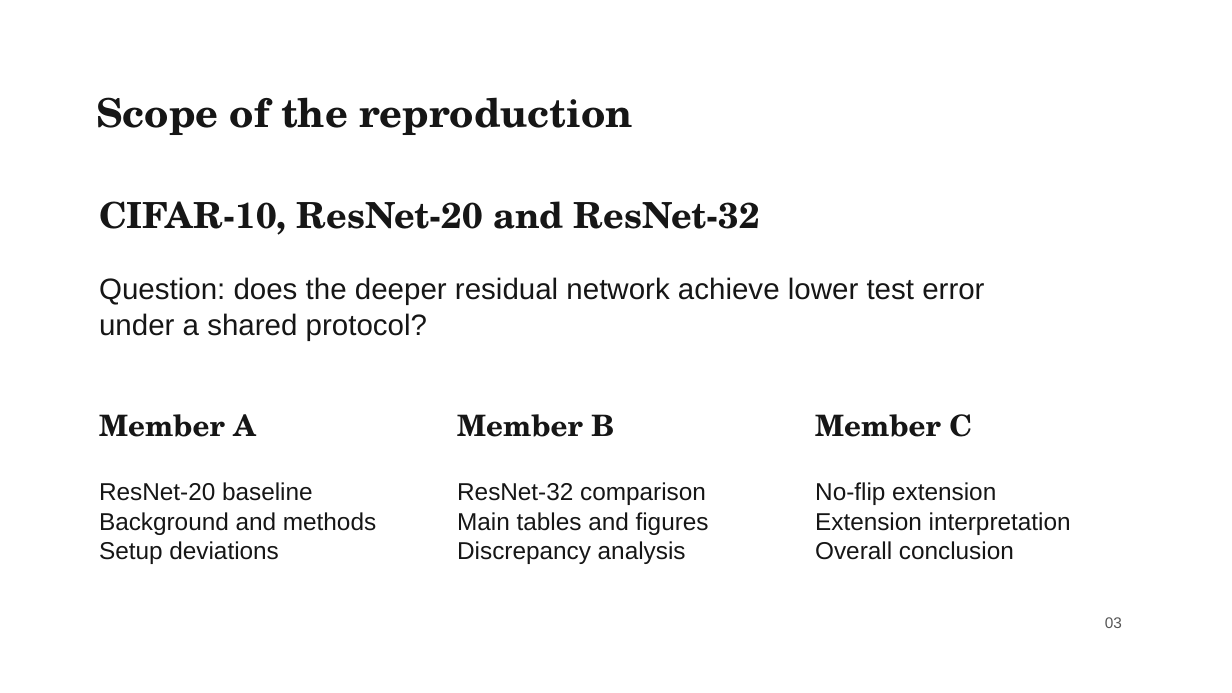
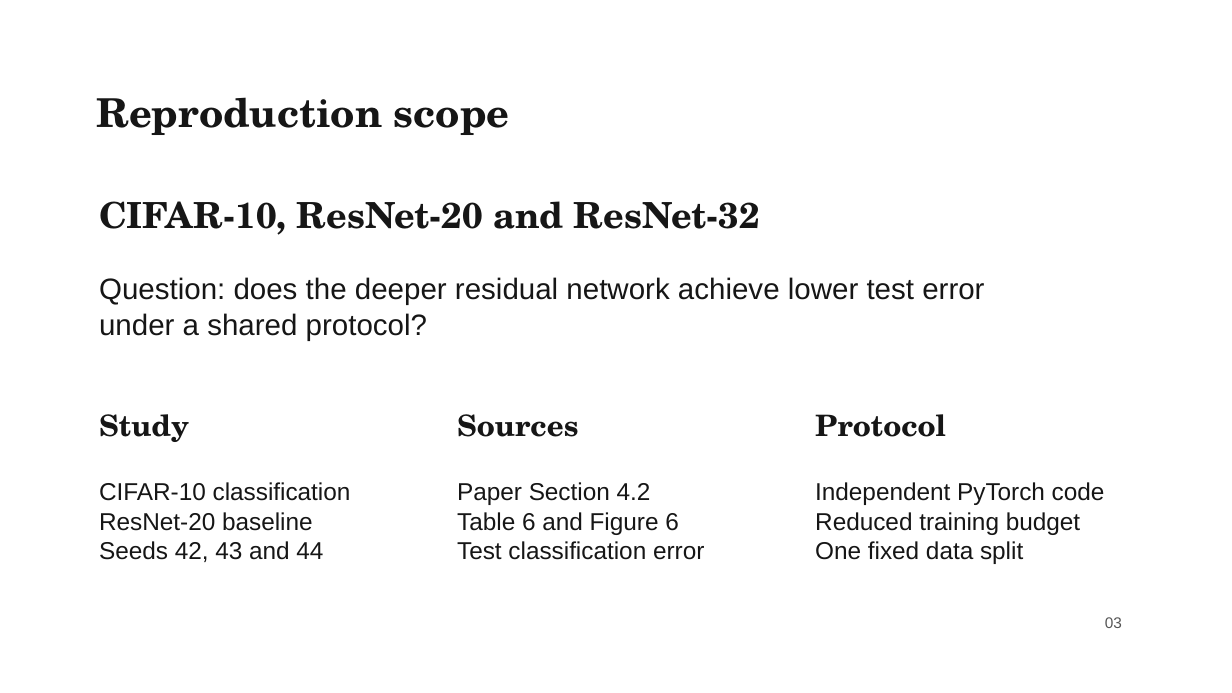
Before and after one commit to liuyanze910-svg/miae01-resnet-replication, a slide deck: slide 3 of docs/slides/week4_a_background_methods.pptx. Drawn at 1232x693 pixels with LibreOffice and Linux fonts; fonts in the diff are those of the drawing; background and template pictures are left out. Boxes give left, top, right and bottom in pixels: in the first picture for what was removed or moved away, otherwise in the second. Text is boxed around its words. In the diff, an @@ line names an element or a change of style, - is before the commit and + after.

```diff
--- a/docs/slides/week4_a_background_methods.pptx
+++ b/docs/slides/week4_a_background_methods.pptx
@@ text at (x1=96, y1=97, x2=510, y2=135): text changed @@
-Scope of the reproduction
+Reproduction scope
@@ text at (x1=99, y1=414, x2=189, y2=442): text changed @@
-Member A
+Study
@@ text at (x1=457, y1=414, x2=578, y2=437): text changed @@
-Member B
+Sources
@@ text at (x1=815, y1=414, x2=946, y2=437): text changed @@
-Member C
+Protocol
@@ text at (x1=99, y1=482, x2=351, y2=501): paragraph added @@
+CIFAR-10 classification
@@ text at (x1=457, y1=482, x2=704, y2=560): text changed @@
-ResNet-32 comparison
-Main tables and figures
-Discrepancy analysis
+Paper Section 4.2
+Table 6 and Figure 6
+Test classification error
@@ text at (x1=815, y1=482, x2=1105, y2=564): text changed @@
-No-flip extension
-Extension interpretation
-Overall conclusion
+Independent PyTorch code
+Reduced training budget
+One fixed data split
@@ text at (x1=99, y1=541, x2=323, y2=562): text changed @@
-Background and methods
-Setup deviations
+Seeds 42, 43 and 44
```
Also in this commit, not shown: 7 other slides changed, 3 slides added, 4 other files.
